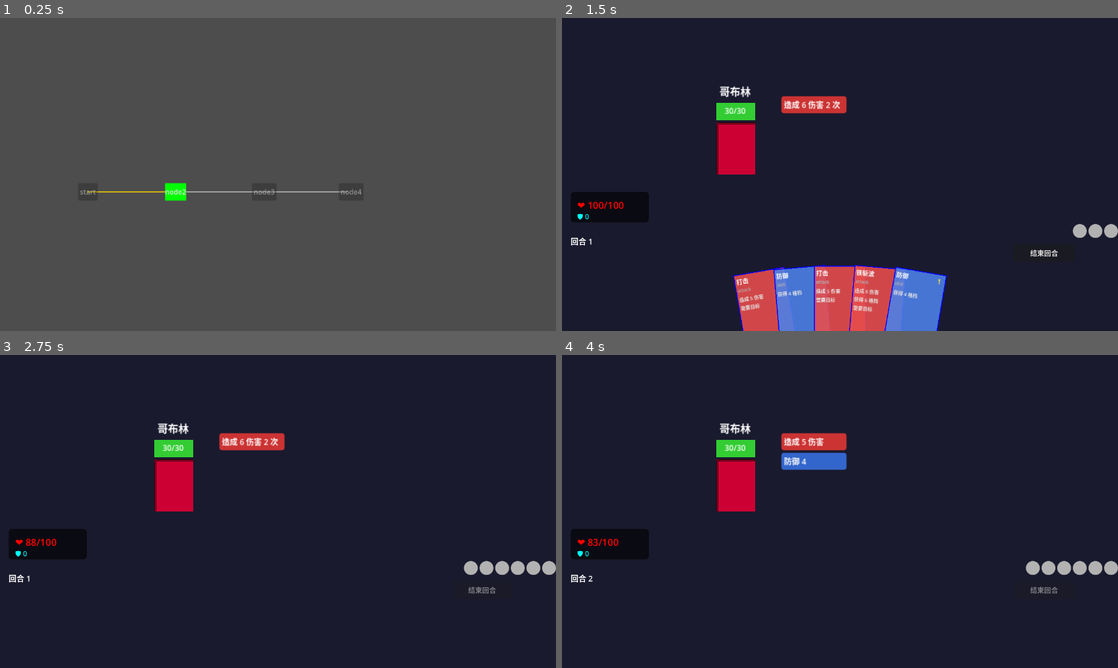
Above: before the commit, frames 1-4 (two rows, left to right).
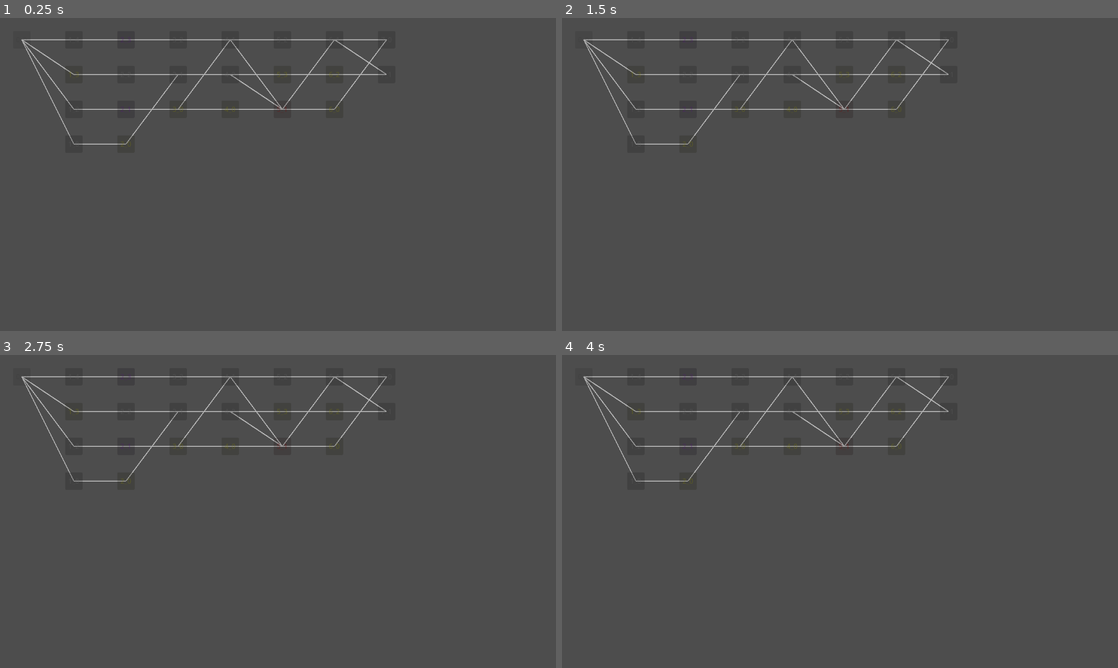
Above: after the commit, the same moments.

Repository: FiveMarksCoding/CardGame
Game: Godot game, scene res://scenes/Main.tscn
The game is run twice, just before and just after one commit, with the same random seed, the same clock (stepped at 60 frames per second) and the same inputs.
Inputs (mouse positions are in pixels of both pictures, inside the frame that each line leads up to):
- Up to frame 1 (0.25 s): no input
- Up to frame 2 (1.5 s): click (739, 193) at 0.5 s, where only the run before the commit has a clickable "node2"; click (823, 193) at 1.25 s, where only the run before the commit has a clickable "node3"
- Up to frame 3 (2.75 s): click (483, 589) at 2 s, where only the run before the commit has a clickable "结束回合"
- Up to frame 4 (4 s): click (823, 530) at 2.75 s, where only the run before the commit has a clickable "node3"; click (1045, 589) at 3.5 s, where only the run before the commit has a clickable "结束回合"

The runs differ from the first frame. In frame 1, 1.7% of the frame differs, in the area x 3-70%, y 6-59%; in frame 2, 100%, in the area x 0-100%, y 0-100%; in frame 3, 100%; in frame 4, 100%.

Commit message:
调教地图算法成功，除了交叉线段

Diff:
--- a/card-game/scripts/battle/BattleManager.gd
+++ b/card-game/scripts/battle/BattleManager.gd
@@ -32,6 +32,7 @@
 signal turn_started(turn_count: int);
 
 func _ready ():
+	#test_map_data();
 	print("BattleManager 已加载");
 	hand_container=get_parent().get_node("HandContainer");
 	if !hand_container:
--- a/card-game/scripts/map/MapData.gd
+++ b/card-game/scripts/map/MapData.gd
@@ -1,41 +1,31 @@
 class_name MapData;
-extends RefCounted;#用完就卸载，挂这个
-
-enum NodeType {BATTLE,ELITE,BOSS,SHOP,CAMPFIRE,EVENT,};
-#elite 精英
-var nodes: Dictionary = {}
+extends RefCounted;
 class MapNode:
 	var id: String;
-	var node_type: NodeType;
+	var node_type: MapNodeData.NodeType;
 	var position: Vector2;
-	var edges: Array[String] = [];
-	var unlocked: bool = 0;
-	var completed: bool = 0;
+	var edges: Array[String]=[];
+	var unlocked: bool=0;
+	var completed: bool=0;
+	func _init(p_id: String,p_type: MapNodeData.NodeType,p_pos: Vector2):
+		id=p_id;
+		node_type=p_type;
+		position=p_pos;
+var nodes: Dictionary={};
 
-	func _init(p_id: String, p_type: NodeType, p_pos: Vector2):
-		id = p_id;node_type = p_type;position = p_pos;
-
-func generate_test_map():
-	nodes.clear()
-
-	# 第1层：起点
-	var start = MapNode.new("start", NodeType.BATTLE, Vector2(200,400));
-	start.unlocked = 1;
-	start.completed = 1;
-	nodes["start"] = start;
-	#t2
-	var node2 = MapNode.new("node2",NodeType.BATTLE,Vector2(400,400));
-	node2.unlocked=1;
-	nodes["node2"] = node2;
-	nodes["start"].edges.append("node2");
-	#t3
-	var node3 = MapNode.new("node3",NodeType.BATTLE,Vector2(600,400));
-	nodes["node3"] = node3;
-	nodes["node2"].edges.append("node3");
-	#t4
-	var node4 = MapNode.new("node4",NodeType.BOSS,Vector2(800,400));
-	nodes["node4"] = node4;
-	nodes["node3"].edges.append("node4");
-
-func get_node (id: String) -> MapNode:
-	return nodes.get(id, null);
+func get_node(id: String) -> MapNode:
+	return nodes.get(id,null);
+func add_node(node: MapNode):
+	nodes[node.id]=node;
+func add_connection(from_id: String,to_id: String):
+	if nodes.has(from_id) && nodes.has(to_id):
+		if !(to_id in nodes[from_id].edges):
+			nodes[from_id].edges.append(to_id);
+func get_outgoing(node_id: String) -> Array:
+	var node=nodes.get(node_id)
+	if node==null:
+		return [];
+	return node.edges;
+# 检查：从起点是否能到达某个节点
+func has_valid_path() -> bool:
+	return 1;
--- /dev/null
+++ b/card-game/scripts/map/MapGenerationConfig.gd
@@ -0,0 +1,25 @@
+extends RefCounted;
+class_name MapGenerationConfig;
+
+var row_count: int=8;                    # 总行数（小层数）
+var has_boss: bool=0;               # 是否有BOSS
+var boss_row_offset: int=-2;            # BOSS所在行（相对于总行数）
+var has_jump: bool=1;                # 是否有跳转层
+var jump_row_offset: int=-1;            # 跳转层所在行
+var min_jump_nodes: int=2;              # 跳转层最少节点数
+var max_jump_nodes: int=2;              # 跳转层最多节点数
+# 节点数量控制
+var min_nodes_per_row: int=3
+var max_nodes_per_row: int=5;
+# 节点类型概率
+var battle_chance: float=0.4;
+var elite_chance: float=0.15;
+var shop_chance: float=0.1;
+var rest_chance: float=0.1;
+var event_chance: float=0.25;
+# 特殊规则
+var custom_rules: Dictionary={};
+
+func _init(p_row_count: int=8,p_has_boss: bool=0):
+	row_count=p_row_count;
+	has_boss=p_has_boss;
--- /dev/null
+++ b/card-game/scripts/map/MapNodeData.gd
@@ -0,0 +1,47 @@
+class_name MapNodeData;
+extends RefCounted;
+enum NodeType {
+	START,        # 起点
+	BATTLE,       # 普通战斗
+	ELITE,        # 精英战斗
+	SHOP,         # 商店
+	REST,         # 休息处
+	EVENT,        # 问号事件
+	BOSS,         # BOSS
+	JUMP,         # 跳转事件（层间连接）
+};
+var id: String;                    # 节点唯一标识
+var node_type: NodeType;           # 节点类型
+var row: int;                      # 所在行（第几小层）
+var col: int;                      # 所在列（同行中的位置）
+var is_visited: bool=0             # 是否已访问
+var is_reachable: bool=1           # 是否可达（当前是否可解锁）
+
+var custom_data: Dictionary={};
+
+func _init(p_id: String,p_type: NodeType,p_row: int,p_col: int):
+	id=p_id;
+	node_type=p_type;
+	row=p_row;
+	col=p_col;
+# 获取节点显示名称
+func get_display_name() -> String:
+	match node_type:
+		NodeType.START:
+			return "起点";
+		NodeType.BATTLE:
+			return "战斗";
+		NodeType.ELITE:
+			return "精英";
+		NodeType.SHOP:
+			return "商店";
+		NodeType.REST:
+			return "休息";
+		NodeType.EVENT:
+			return "?";
+		NodeType.BOSS:
+			return "BOSS";
+		NodeType.JUMP:
+			return "→";
+		_:
+			return "未知";
--- a/card-game/scripts/map/MapScreen.gd
+++ b/card-game/scripts/map/MapScreen.gd
@@ -11,16 +11,20 @@
 #TEST
 var max_x: int=300;
 var min_x: int=-300;
+func _ready():
+	map_container = Control.new()
+	add_child(map_container)
 
-func _ready():
-	map_container=Control.new();
-	add_child(map_container);
+	var config = MapGenerationConfig.new(8, false)
+	config.min_jump_nodes = 2
+	config.max_jump_nodes = 2
+	config.min_nodes_per_row = 3
+	config.max_nodes_per_row = 5
 
-	map_data = MapData.new();
-	map_data.generate_test_map();
+	var gen = StandardMapGenerator.new()
+	map_data = gen.generate(config)
 
-	draw_map();
-
+	draw_map()
 func draw_map ():
 	for i in map_container.get_children():
 		i.queue_free();
@@ -38,8 +42,6 @@
 			if node.completed && next_node.unlocked:
 				line.default_color=Color.GOLD;
 			map_container.add_child(line);
-
-
 	for id in map_data.nodes:
 		var node: MapData.MapNode = map_data.nodes[id];
 		# 这个 node 是属于 MapData 类下的一个 MapNode
@@ -49,14 +51,24 @@
 		btn.position = node.position-(btn.size/2);
 		var color = StyleBoxFlat.new();
 		match node.node_type:
-			MapData.NodeType.BATTLE:
-				color.bg_color=Color.GREEN;
-			MapData.NodeType.ELITE:
-				color.bg_color=Color.PURPLE;
-			MapData.NodeType.BOSS:
-				color.bg_color=Color.RED;
+			0:  # START
+				color.bg_color = Color.GRAY
+			1:  # BATTLE
+				color.bg_color = Color.GRAY
+			2:  # ELITE
+				color.bg_color = Color.PURPLE
+			3:  # SHOP
+				color.bg_color = Color.YELLOW
+			4:  # REST
+				color.bg_color = Color.RED
+			5:  # EVENT
+				color.bg_color = Color.YELLOW
+			6:  # BOSS
+				color.bg_color = Color.BLACK
+			7:  # JUMP
+				color.bg_color = Color.GRAY
 			_:
-				color.bg_color=Color.GRAY;
+				color.bg_color = Color.GRAY
 		if node.completed:
 			color.bg_color=color.bg_color*0.3;
 			btn.disabled=1;
@@ -65,8 +77,8 @@
 		else:
 			color.bg_color=color.bg_color*0.6;
 			btn.disabled=1;
-
-		btn.add_theme_stylebox_override("normal",color);
+		btn.modulate = color.bg_color
+		btn.add_theme_color_override("font_color", Color.WHITE)  # 确保文字可见
 		btn.text = node.id;
 		btn.pressed.connect(_on_node_clicked.bind(id));
 		map_container.add_child(btn);
--- /dev/null
+++ b/card-game/scripts/map/StandardMapGenerator.gd
@@ -0,0 +1,181 @@
+extends RefCounted;
+class_name StandardMapGenerator;
+
+var config: MapGenerationConfig=null;
+const ADD_PERCENT: float=0.4;
+func generate(x: MapGenerationConfig) -> MapData:
+	config=x;
+	var map=MapData.new();
+	# 生成主干路径
+	var paths=_generate_paths();
+	# 根据路径创建节点
+	var rows=_build_nodes_from_paths(paths);
+
+	# 将节点添加到 MapData
+	for i in range(rows.size()):
+		for j in range(rows[i].size()):
+			var nd=rows[i][j];
+			var pos=Vector2(i*120+50,j*80+50);
+			var node=MapData.MapNode.new(nd.id,nd.node_type,pos);
+			if (i==0) && (j==0):
+				node.unlocked=1
+				node.completed=1;
+			map.add_node(node);
+	# 根据路径建立连接
+	_build_connections_from_paths(paths, map);
+	return map;
+# 路径生成
+func _generate_paths() -> Array:
+	# 路径数量：4
+	var path_count=4;
+	var paths=[];
+	var used_cols_per_row={};# 每行已用的列
+	var start_cols = range(config.max_nodes_per_row)  # [0, 1, 2, 3, 4]
+	start_cols.shuffle()  # 打乱顺序
+	for p in range(path_count):
+		var start_col=start_cols[p] if p<start_cols.size() else 0;
+		var path=_generate_single_path(used_cols_per_row,p,start_col);
+		if path.size()>0:
+			paths.append(path);
+			# 记录该路径使用的列
+			for step in path:
+				if !used_cols_per_row.has(step.row):
+					used_cols_per_row[step.row]=[];
+				if !(step.col in used_cols_per_row[step.row]):
+					used_cols_per_row[step.row].append(step.col);
+	return paths;
+# 生成一条路径
+func _generate_single_path (used_cols_per_row: Dictionary,path_index: int,start_col: int) -> Array:
+	var path=[];
+	var max_col=config.max_nodes_per_row-1;
+	var start=MapNodeData.new("0_0",MapNodeData.NodeType.START,0,0);
+	var current_col=start_col;
+	path.append(start);
+	var last_middle_row=config.row_count-2;
+	if config.has_boss:
+		last_middle_row=config.row_count-3;
+	for i in range(1,config.row_count-1):
+		var used_in_this_row=used_cols_per_row.get(i,[]);
+		var min_col=max(0,current_col-1);
+		var max_col_available=min(max_col,current_col+1);
+		var available_cols=[];
+		for c in range(min_col,max_col_available+1):
+			if !(c in used_in_this_row):
+				available_cols.append(c);
+		if available_cols.is_empty():
+			for c in range(min_col,max_col_available+1):
+				if !(c in available_cols):
+					available_cols.append(c);
+		var j=available_cols[randi() % available_cols.size()];
+		current_col=j;
+		var node_type=_pick_node_type(i,j);
+		var node=MapNodeData.new("%d_%d" % [i,j],node_type,i,j);
+		path.append(node);
+	if config.has_boss:
+		var boss_row=config.row_count-2;
+		var boss_type=MapNodeData.NodeType.BOSS;
+		var boss_node=MapNodeData.new("%d_0" % boss_row,boss_type,boss_row,0);
+		path.append(boss_node);
+	var jump_row=config.row_count-1;
+	# 计算当前路径应该用哪个列作为跳转节点
+	var jump_col=path_index%config.max_jump_nodes;
+	var jump_node=MapNodeData.new("%d_%d" % [jump_row, jump_col],MapNodeData.NodeType.JUMP,jump_row,jump_col);
+	path.append(jump_node);
+	return path;
+# 节点构建
+func _build_nodes_from_paths(paths: Array) -> Array:
+	var rows=[];
+	var row_count=config.row_count;
+	for i in range(row_count):
+		var row_nodes=[];
+		# 收集该行所有路径经过的列
+		var cols_used=[];
+		for k in paths:
+			for step in k:
+				if (step.row==i) && !(step.col in cols_used):
+					cols_used.append(step.col);
+		# 为每个列创建节点
+		for j in cols_used:
+			var node_type=MapNodeData.NodeType.BATTLE;
+			# 如果该节点是某条路径的一部分，使用路径中的类型
+			for k in paths:
+				for step in k:
+					if (step.row==i) && (step.col==j):
+						node_type=step.node_type
+						break;
+			# 如果该行还有其他列，创建分支节点
+			var node=MapNodeData.new("%d_%d" % [i,j],node_type,i,j);
+			row_nodes.append(node);
+		# 如果该行没有节点（理论上不会发生），补一个
+		if row_nodes.is_empty():
+			var fallback_type=MapNodeData.NodeType.BATTLE;
+			if i==0:
+				fallback_type=MapNodeData.NodeType.START;
+			elif i==row_count-1:
+				fallback_type=MapNodeData.NodeType.JUMP if !config.has_boss else MapNodeData.NodeType.BOSS
+			var node=MapNodeData.new("%d_0" % i,fallback_type,i,0);
+			row_nodes.append(node);
+		rows.append(row_nodes);
+	return rows;
+# 在路径间加边
+func _build_connections_from_paths (paths: Array, map: MapData):
+	# 主干连接
+	for k in paths:
+		for i in range(k.size() - 1):
+			var from_node=k[i];
+			var to_node=k[i+1];
+			map.add_connection(from_node.id,to_node.id);
+	# 分支连接
+	var node_map={};
+	for id in map.nodes.keys():
+		var node=map.nodes[id];
+		# 解析行列
+		var parts=id.split("_");
+		var i=int(parts[0]);
+		var j=int(parts[1]);
+		if !node_map.has(i):
+			node_map[i]={};
+		node_map[i][j]=id;
+	for i in range(config.row_count-1):
+		var current_row=node_map.get(i,{})
+		var next_row=node_map.get(i+1,{});
+		if current_row.is_empty() || next_row.is_empty():
+			continue;
+		var current_cols=current_row.keys();
+		var next_cols=next_row.keys();
+		# 为当前行的每个节点，连接下一行相邻列的节点
+		for col in current_cols:
+			if randf()>ADD_PERCENT:
+				continue;
+			var from_id=current_row[col]
+			var connected_count=0;
+			for next_col in next_cols:
+				if abs(next_col-col)<=1:
+					var to_id=next_row[next_col];
+					# 避免重复连接
+					if !(to_id in map.get_outgoing(from_id)):
+						map.add_connection(from_id,to_id);
+						connected_count+=1;
+				if connected_count>=2:
+					break;
+func _pick_node_type(i: int,j: int) -> MapNodeData.NodeType:
+	if (i==0) && (j==0):
+		return MapNodeData.NodeType.START;
+	# BOSS行（倒数第二行）
+	if config.has_boss && (i==config.row_count-2):
+		return MapNodeData.NodeType.BOSS
+	# 跳转行（最后一行）
+	if config.has_jump && (i==config.row_count-1):
+		return MapNodeData.NodeType.JUMP
+	# 其他类型根据概率分配
+	var rand_val=randf();
+	if rand_val<config.battle_chance:
+		return MapNodeData.NodeType.BATTLE;
+	elif rand_val < config.battle_chance+config.elite_chance:
+		return MapNodeData.NodeType.ELITE;
+	elif rand_val < config.battle_chance+config.elite_chance+config.shop_chance:
+		return MapNodeData.NodeType.SHOP;
+	elif rand_val < config.battle_chance+config.elite_chance+config.shop_chance+config.rest_chance:
+		return MapNodeData.NodeType.REST;
+	else:
+		return MapNodeData.NodeType.EVENT;
Not shown, added: card-game/scripts/map/MapGenerationConfig.gd.uid
Not shown, added: card-game/scripts/map/MapNodeData.gd.uid
Not shown, added: card-game/scripts/map/StandardMapGenerator.gd.uid
